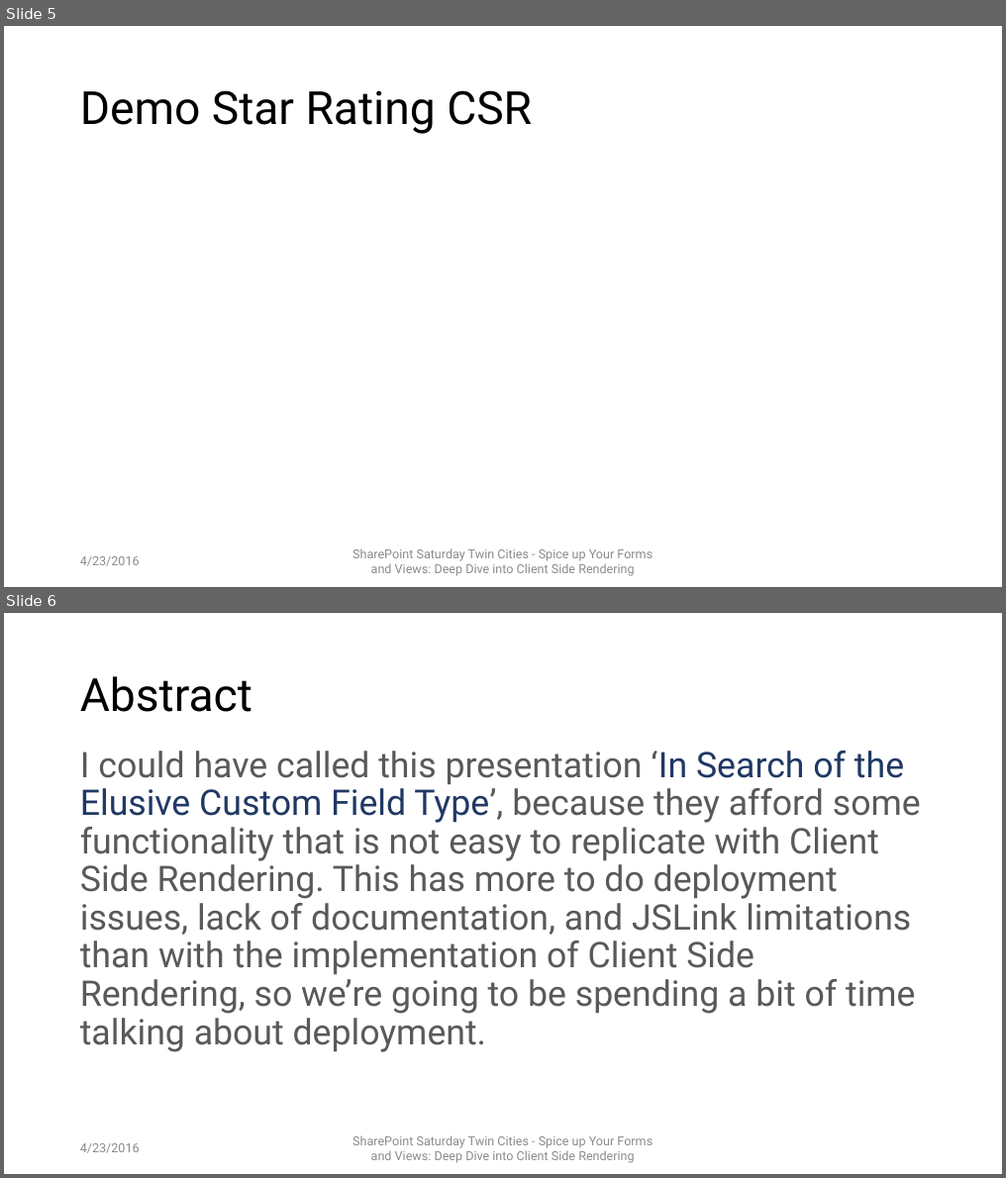
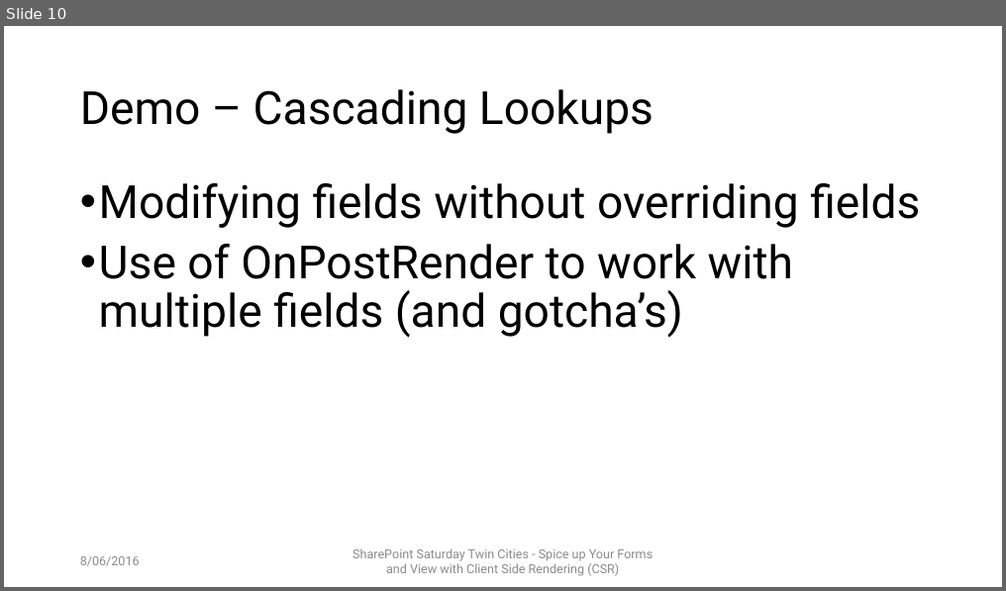
Before and after one commit to mcsheaj/CSRDemos, a slide deck: SPSPittsburgh_CSR.pptx. Shown one above the other, each under a label of ours: slides 5 and 6 before the commit, slide 10 after it. The pictures are 1006x1178 and 1006x591 pixels, drawn with LibreOffice and Linux fonts; fonts in the diff are those of the drawing; background and template pictures are left out. Boxes give left, top, right and bottom in pixels: in the first picture for what was removed or moved away, otherwise in the second. Text is boxed around its words. In the diff, an @@ line names an element or a change of style, - is before the commit and + after.

```diff
--- a/SPSPittsburgh_CSR.pptx
+++ b/SPSPittsburgh_CSR.pptx
@@ slide 6 removed at (4,613,1002,1174), background picture (left out) @@
@@ title removed at (80,676,252,712) @@
-Abstract
@@ text removed at (80,751,921,1053) @@
-I could have called this presentation ‘In Search of the Elusive Custom Field Type’, because they afford some functionality that is not easy to replicate with Client Side Rendering. This has more to do deployment issues, lack of documentation, and JSLink limitations than with the implementation of Client Side Rendering, so we’re going to be spending a bit of time talking about deployment.
@@ text removed at (80,1144,140,1154) @@
-4/23/2016
@@ text removed at (352,1136,652,1163) @@
-SharePoint Saturday Twin Cities - Spice up Your Forms and Views: Deep Dive into Client Side Rendering
@@ what was slide 5 is now slide 10 @@
@@ slide 10 changed as well @@
@@ title at (80,89,653,134): text changed @@
-Demo Star Rating CSR
+Demo – Cascading Lookups
@@ text added at (99,183,920,338), 44 pt, text #000000 @@
+• Modifying fields without overriding fields
+• Use of OnPostRender to work with multiple fields (and gotcha’s)
@@ text at (80,557,140,567): text changed @@
-4/23/2016
+8/06/2016
@@ text at (352,549,652,576): text changed @@
-SharePoint Saturday Twin Cities - Spice up Your Forms and Views: Deep Dive into Client Side Rendering
+SharePoint Saturday Twin Cities - Spice up Your Forms and View with Client Side Rendering (CSR)
```
Also in this commit, not shown: 21 other slides changed, 6 slides added, 3 other slides removed.
